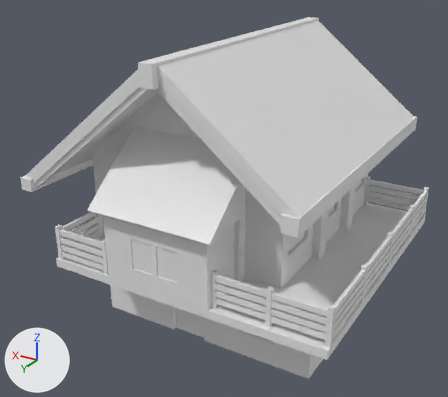
An edit to the Blender file Hope Was Here/Assets/blender_models/build-3.blend, drawn before and after from the same camera.
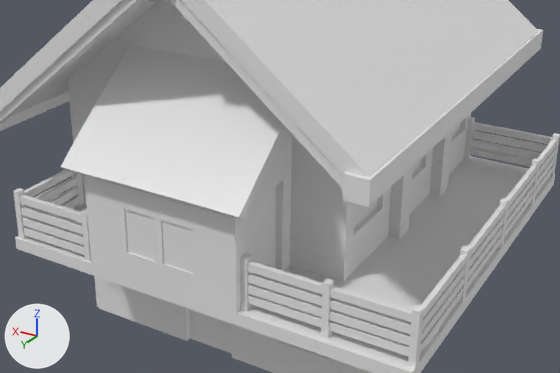
Old and new are each drawn whole from a 50 mm camera at (-26.6, 52.2, 38.4) aimed at (3.7, 1.8, 13.2) and again close up on the part from 10% to 96% of the width and 24% to 88% of the height. The lights are fixed; the arrows at lower left show +X, +Y and +Z.

Names of what the first close-up shows: 'meshU3D.001'.
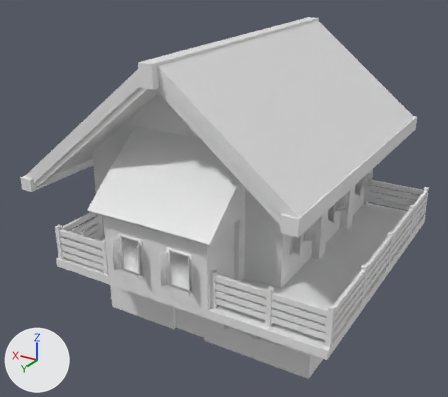
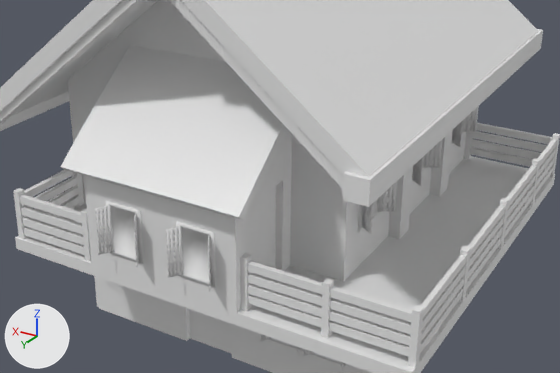
Changed parts and their boxes [x1, y1, x2, y2] in the close-ups (560 x 373 px):
'b1.008', added
    after: [176, 222, 216, 288]
'b1.002', added
    after: [105, 201, 144, 264]
'b1.001', added
    after: [95, 205, 139, 267]
'b1', added
    after: [166, 227, 211, 292]
'b1.007', added
    after: [362, 181, 397, 234]
'b1.010', added
    after: [412, 140, 442, 186]
'b1.012', added
    after: [452, 106, 479, 147]
'b1.009', added
    after: [357, 199, 380, 232]
part 1 of me_geomu3d_011, cut back
    before: [120, 118, 466, 361]
    after: [120, 204, 383, 350]

The change, as a diff of the scene's bpy script:
```diff
--- a/Hope Was Here/Assets/blender_models/build-3.blend.py
+++ b/Hope Was Here/Assets/blender_models/build-3.blend.py
@@ me_geomu3d_011 @@
 # used by ob_meshu3d_001; location = (-17.41, -31.64, 0.0); rotation_euler = (1.571, 0.0, 1.571), in degrees (90, 0, 90); scale = (3.07, 3.07, 3.07)
-me_geomu3d_011.from_pydata(...)  # 1108 vertices, 859 faces; spans x 5.06..15.69, y -0.02..9.59, z 1.26..11.59
+me_geomu3d_011.from_pydata(...)  # 1024 vertices, 775 faces; spans x 5.06..15.69, y -0.02..9.59, z 1.26..11.59
+# me_geomu3d_011 part 1
+# 56 vertices are removed from x 6.56..15.36, y 0.86..5.89, z 2.72..7.24
+# 71 faces are deleted
+# 15 new faces join them
@@ me_geomu3d_014 @@
+me_geomu3d_014.from_pydata(...)  # 96 vertices, 72 faces; spans x 0.59..0.94, y -0.99..0.99, z -0.26..0.26
+me_geomu3d_014.polygons.foreach_set('use_smooth', [True] * 72)
@@ me_geomu3d_010 @@
+me_geomu3d_010.from_pydata(...)  # 24 vertices, 22 faces; spans x -8.69..-7.06, y 6.03..8.26, z -2.1..-1.99
+me_geomu3d_010.polygons.foreach_set('use_smooth', [True] * 22)
@@ ob_b1_012 @@
+ob_b1_012 = bpy.data.objects.new('b1.012', me_geomu3d_014)
+ob_b1_012.location = (-7.2, -9.29, 14.37)
+ob_b1_012.rotation_euler = (1.571, 0.0, 1.571)  # degrees (90, 0, 90)
+ob_b1_012.scale = (1.9, 1.9, 1.9)
+_m = ob_b1_012.modifiers.new('Mirror', 'MIRROR')
@@ ob_b1_010 @@
+ob_b1_010 = bpy.data.objects.new('b1.010', me_geomu3d_014.copy())
+ob_b1_010.location = (-7.2, -1.65, 14.37)
+ob_b1_010.rotation_euler = (1.571, 0.0, 1.571)  # degrees (90, 0, 90)
+ob_b1_010.scale = (1.9, 1.9, 1.9)
+_m = ob_b1_010.modifiers.new('Mirror', 'MIRROR')
@@ ob_b1_009 @@
+ob_b1_009 = bpy.data.objects.new('b1.009', me_geomu3d_010)
+ob_b1_009.location = (-2.78, 21.12, 0.79)
+ob_b1_009.rotation_euler = (1.571, 0.0, 1.571)  # degrees (90, 0, 90)
+ob_b1_009.scale = (1.9, 1.9, 1.9)
@@ ob_b1_007 @@
+ob_b1_007 = bpy.data.objects.new('b1.007', me_geomu3d_014.copy())
+ob_b1_007.location = (-7.2, 6.16, 14.37)
+ob_b1_007.rotation_euler = (1.571, 0.0, 1.571)  # degrees (90, 0, 90)
+ob_b1_007.scale = (1.9, 1.9, 1.9)
+_m = ob_b1_007.modifiers.new('Mirror', 'MIRROR')
@@ ob_b1_002 @@
+ob_b1_002 = bpy.data.objects.new('b1.002', me_geomu3d_010.copy())
+ob_b1_002.location = (17.13, 12.32, 1.52)
+ob_b1_002.rotation_euler = (1.571, 0.0, 0.0)  # degrees (90, 0, 0)
+ob_b1_002.scale = (1.56, 1.56, 1.56)
@@ ob_b1_001 @@
+ob_b1_001 = bpy.data.objects.new('b1.001', me_geomu3d_014.copy())
+ob_b1_001.location = (4.84, 15.95, 12.67)
+ob_b1_001.rotation_euler = (1.571, 0.0, 0.0)  # degrees (90, 0, 0)
+ob_b1_001.scale = (1.56, 1.56, 1.56)
+_m = ob_b1_001.modifiers.new('Mirror', 'MIRROR')
@@ ob_b1_008 @@
+ob_b1_008 = bpy.data.objects.new('b1.008', me_geomu3d_010.copy())
+ob_b1_008.location = (12.0, 12.32, 1.52)
+ob_b1_008.rotation_euler = (1.571, 0.0, 0.0)  # degrees (90, 0, 0)
+ob_b1_008.scale = (1.56, 1.56, 1.56)
@@ ob_b1 @@
+ob_b1 = bpy.data.objects.new('b1', me_geomu3d_014.copy())
+ob_b1.location = (-0.28, 15.95, 12.67)
+ob_b1.rotation_euler = (1.571, 0.0, 0.0)  # degrees (90, 0, 0)
+ob_b1.scale = (1.56, 1.56, 1.56)
+_m = ob_b1.modifiers.new('Mirror', 'MIRROR')
```
